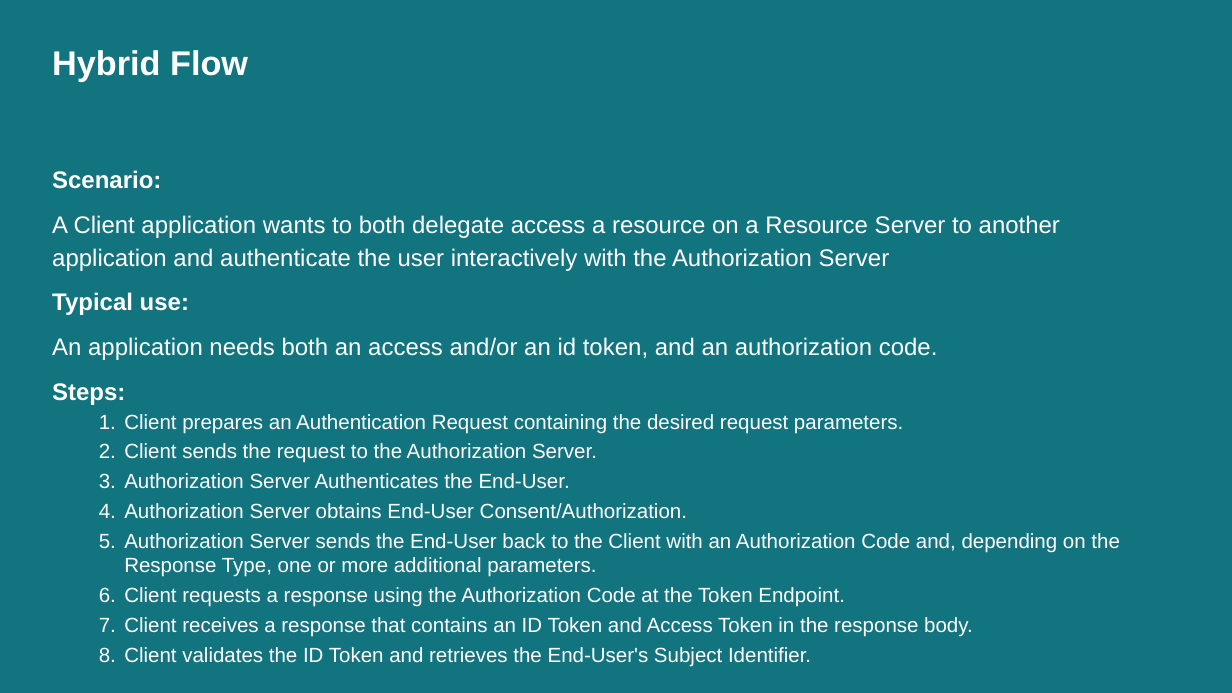
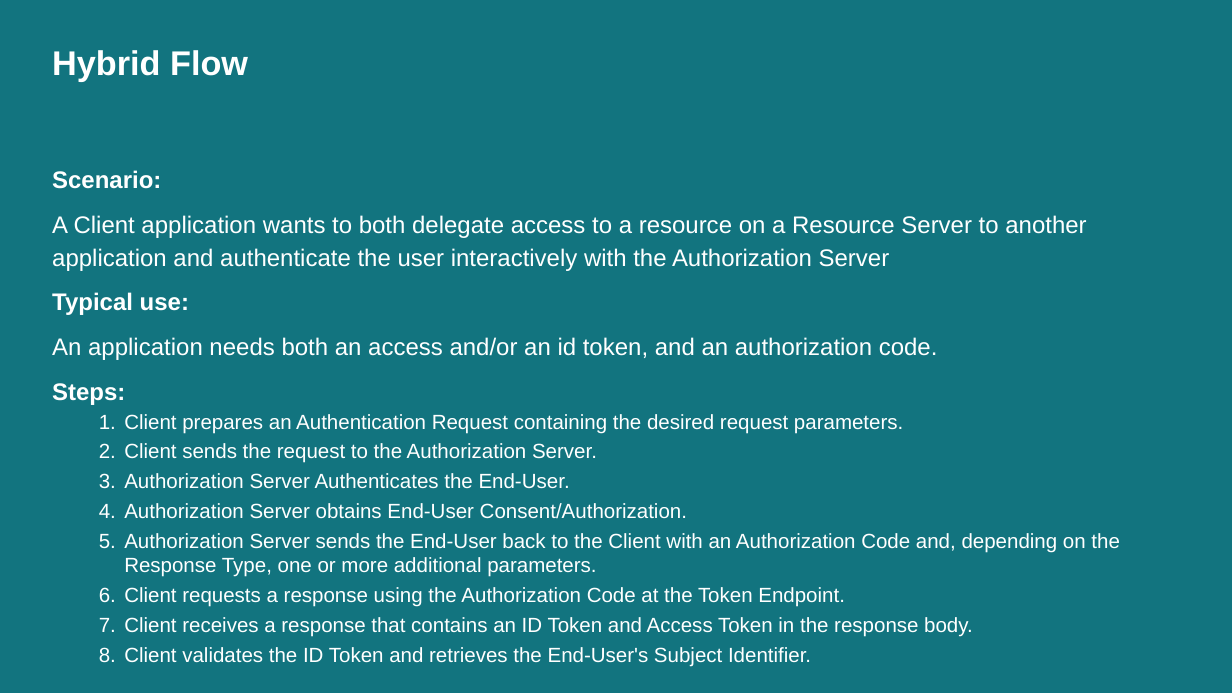
Before and after one commit to nickverschueren/devcruise-2019, a slide deck: slide 43 of Slides/OAuthAndOpenIdConnect.pptx (slide 34 before the commit). Drawn at 1232x693 pixels with LibreOffice and Linux fonts; fonts in the diff are those of the drawing. Boxes give left, top, right and bottom in pixels: in the first picture for what was removed or moved away, otherwise in the second. Text is boxed around its words. In the diff, an @@ line names an element or a change of style, - is before the commit and + after.

```diff
--- a/Slides/OAuthAndOpenIdConnect.pptx
+++ b/Slides/OAuthAndOpenIdConnect.pptx
@@ text at [52, 215, 1086, 271]: text changed @@
-A Client application wants to both delegate access a resource on a Resource Server to another application and authenticate the user interactively with the Authorization Server
+A Client application wants to both delegate access to a resource on a Resource Server to another application and authenticate the user interactively with the Authorization Server
```
Also in this commit, not shown: 9 other slides changed, 12 slides added, 1 other file.
